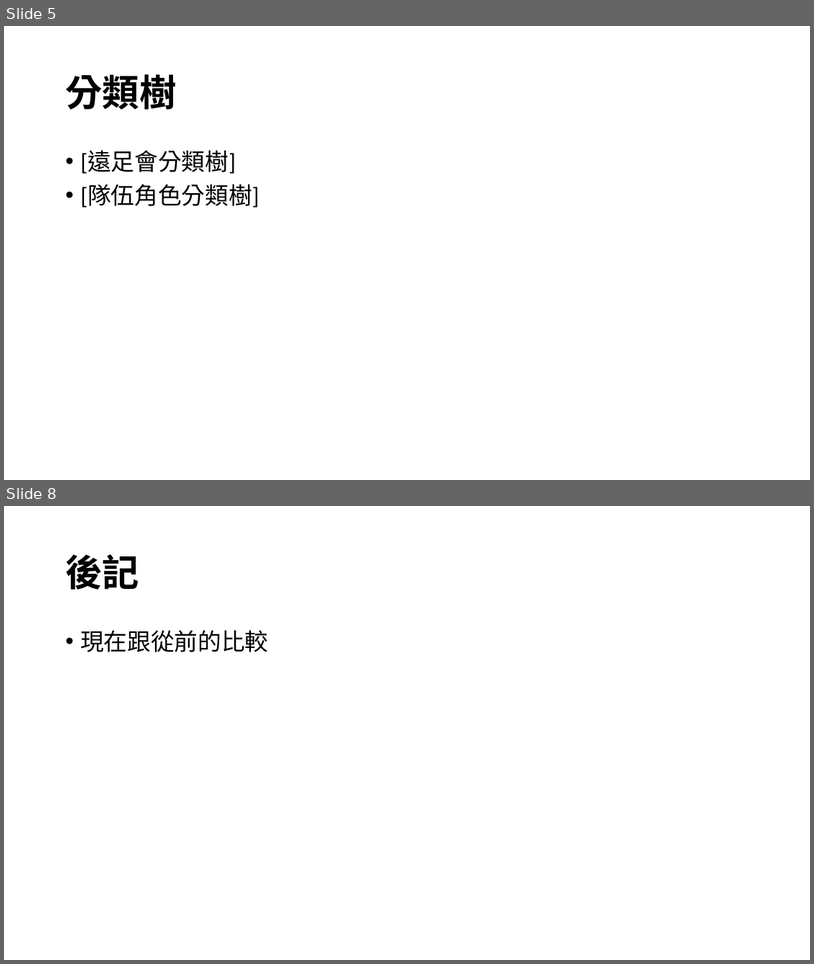
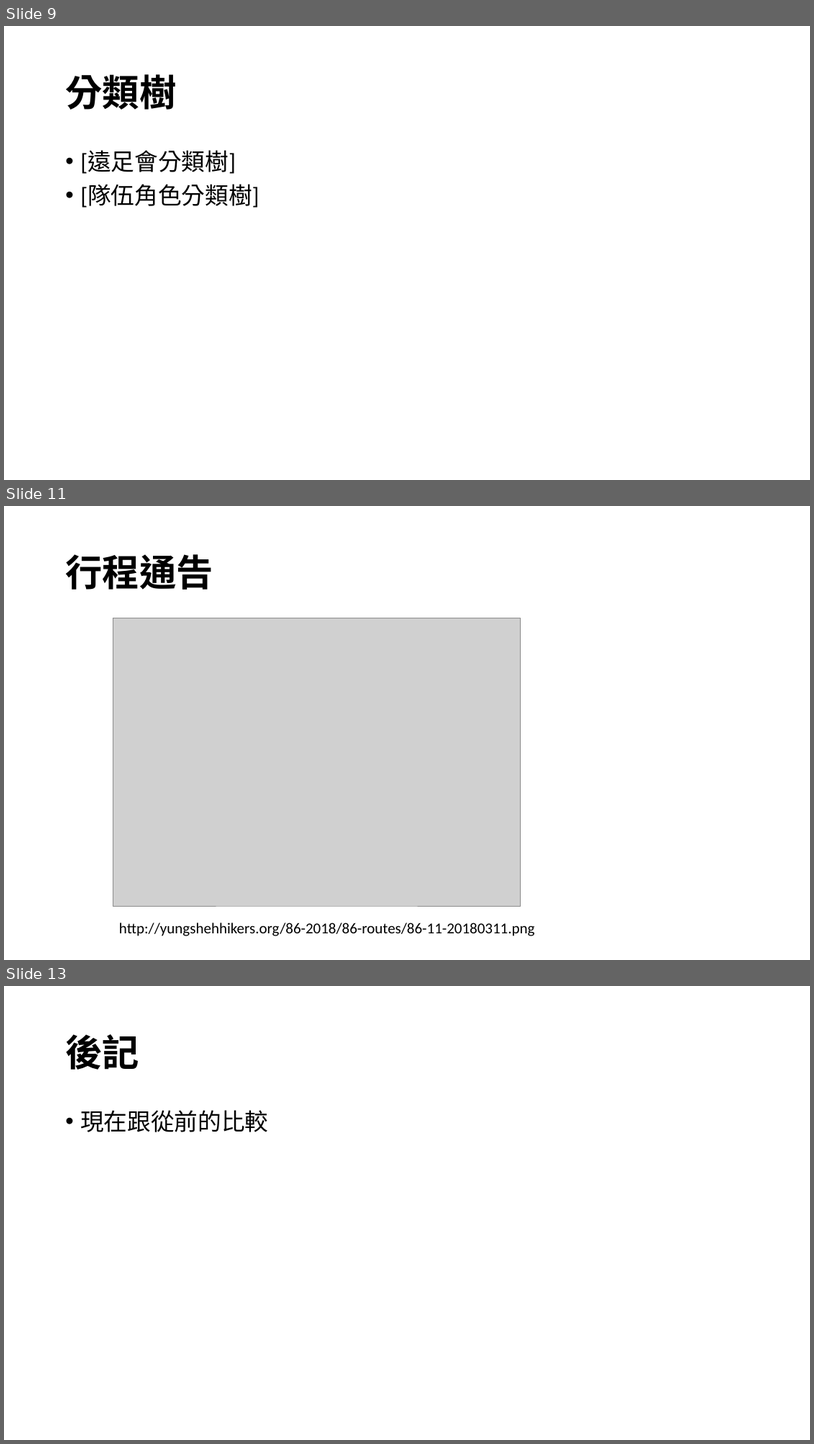
Before and after one commit to pangyan/ridiculands-java, a slide deck: docs/m623/M623 Presentation - Py.pptx. Shown one above the other, each under a label of ours: slides 5 and 8 before the commit, slides 9, 11 and 13 after it; the slides between them are not shown. The pictures are 814x964 and 814x1444 pixels, drawn with LibreOffice and Linux fonts; fonts in the diff are those of the drawing; grey boxes stand for pictures; background and template pictures are left out. Boxes give left, top, right and bottom in pixels: in the first picture for what was removed or moved away, otherwise in the second. Text is boxed around its words. In the diff, an @@ line names an element or a change of style, - is before the commit and + after.

```diff
--- a/docs/m623/M623 Presentation - Py.pptx
+++ b/docs/m623/M623 Presentation - Py.pptx
@@ slide 11 added at [4, 506, 810, 960], background picture (left out) @@
@@ title added at [65, 554, 213, 590], 44 pt, text #000000, bold @@
+行程通告
@@ picture added at [113, 618, 521, 906] @@
@@ text added at [119, 922, 535, 936], 18 pt, text #000000 @@
+http://yungshehhikers.org/86-2018/86-routes/86-11-20180311.png
@@ what was slide 5 is now slide 9 @@
@@ what was slide 8 is now slide 13 @@
```
Also in this commit, not shown: 4 slides changed, 5 other slides added, 1 slide removed.
